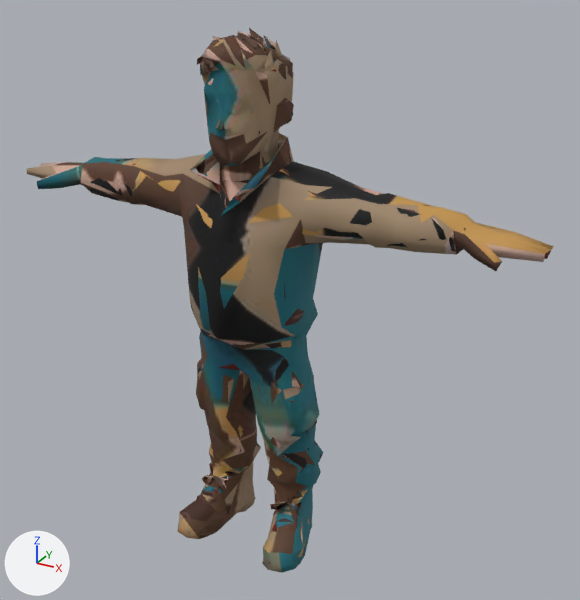
Before and after pictures for a commit that changed the glTF model public/models/people/fleece-man.glb.
Both versions are drawn from a 50 mm lens placed at (1.177, -1.883, 1.825), pointed at (0.103, 0.07, 0.848). The lights are fixed; the arrows at lower left show +X, +Y and +Z. The older version comes first. Where no turn or scale is listed for an object, it has been applied to the vertices. Vertices at exactly the same position are counted once.

Objects in the first picture: 'char1.001'.
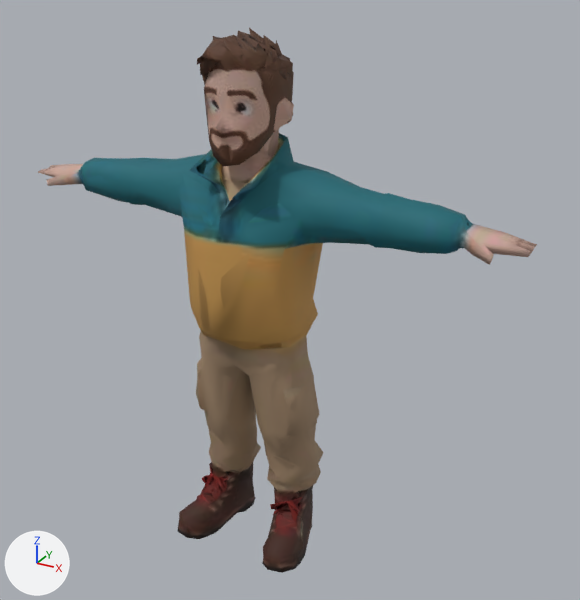
What differs and where, as boxes (x1, y1, x2, y2) in the pictures (580 x 600 px; the box of a moved part takes in the faces that stretch with it):
'char1.001', reshaped
    before: (27, 28, 554, 573)
    after: (38, 28, 537, 573)
part 1 of me_char1_001, moved or reshaped
    before: (351, 199, 554, 271)
    after: (351, 199, 537, 265)
part 2 of me_char1_001, moved or reshaped
    before: (27, 157, 133, 202)
    after: (38, 158, 133, 202)
part 3 of me_char1_001, moved or reshaped
    both: (179, 500, 215, 534)
part 4 of me_char1_001, surface changed
    both: (90, 31, 441, 573)

Diff of the bpy script that builds the scene:
```diff
--- a/public/models/people/fleece-man.glb.py
+++ b/public/models/people/fleece-man.glb.py
@@ me_char1_001 @@
 # used by ob_char1_001; location = (0.0, 0.0, 0.0)
-me_char1_001.from_pydata(...)  # 2001 vertices, 4498 faces; spans x -0.85..0.85, y -0.18..0.17, z 0.0..1.63
+me_char1_001.from_pydata(...)  # 2001 vertices, 4498 faces; spans x -0.81..0.81, y -0.18..0.17, z 0.0..1.63
+# me_char1_001 part 1: 6 vertices moved from x 0.41..0.64, y -0.02..0.1, z 1.08..1.2 to x 0.41..0.59, y -0.02..0.1, z 1.08..1.2; 62 vertices removed from x 0.41..0.85, y -0.07..0.11, z 1.1..1.22; 61 vertices added at x 0.41..0.81, y -0.05..0.11, z 1.1..1.21
+# me_char1_001 part 2: 8 vertices moved from x -0.64..-0.52, y -0.02..0.09, z 1.1..1.21 to x -0.64..-0.51, y -0.01..0.09, z 1.1..1.21; 50 vertices removed from x -0.85..-0.48, y -0.07..0.1, z 1.09..1.22; 47 vertices added at x -0.81..-0.48, y -0.05..0.1, z 1.08..1.22
+# me_char1_001 part 3: 1 vertex removed from x -0.17, y -0.17, z 0.1; 2 vertices added at x -0.19..-0.16, y -0.17..-0.16, z 0.09
+# me_char1_001 part 4: 4126 kept faces spanning x -0.63..0.62, y -0.18..0.17, z 0.0..1.63 get new texture (UV) coordinates
+# other edits to the shape of me_char1_001 do not show in these pictures
 me_char1_001.materials.append(mat_material_1_001)
```
